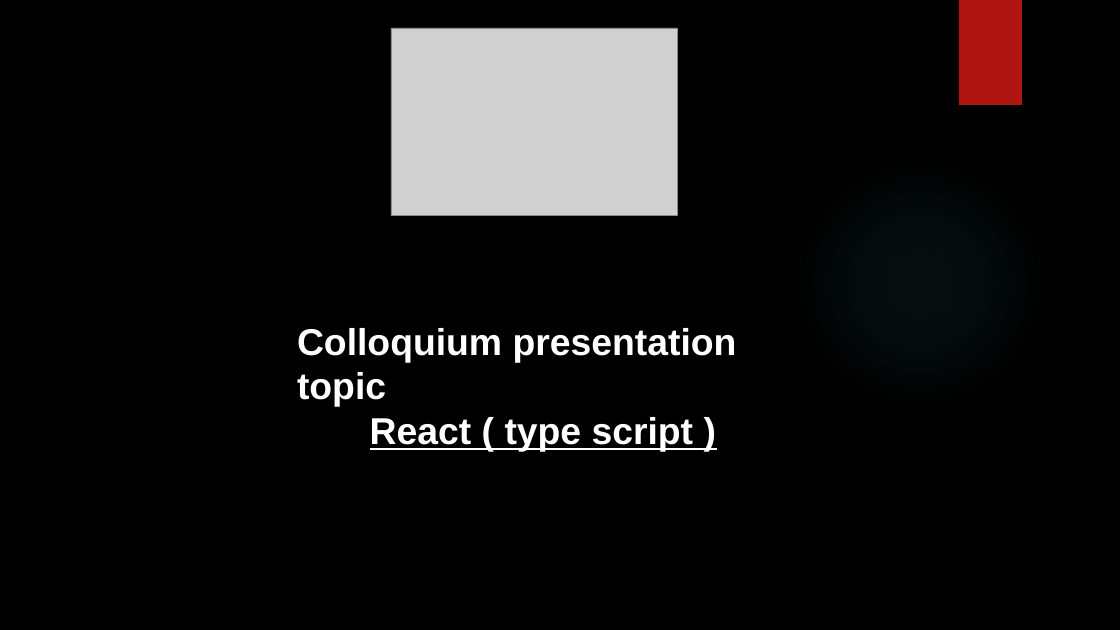
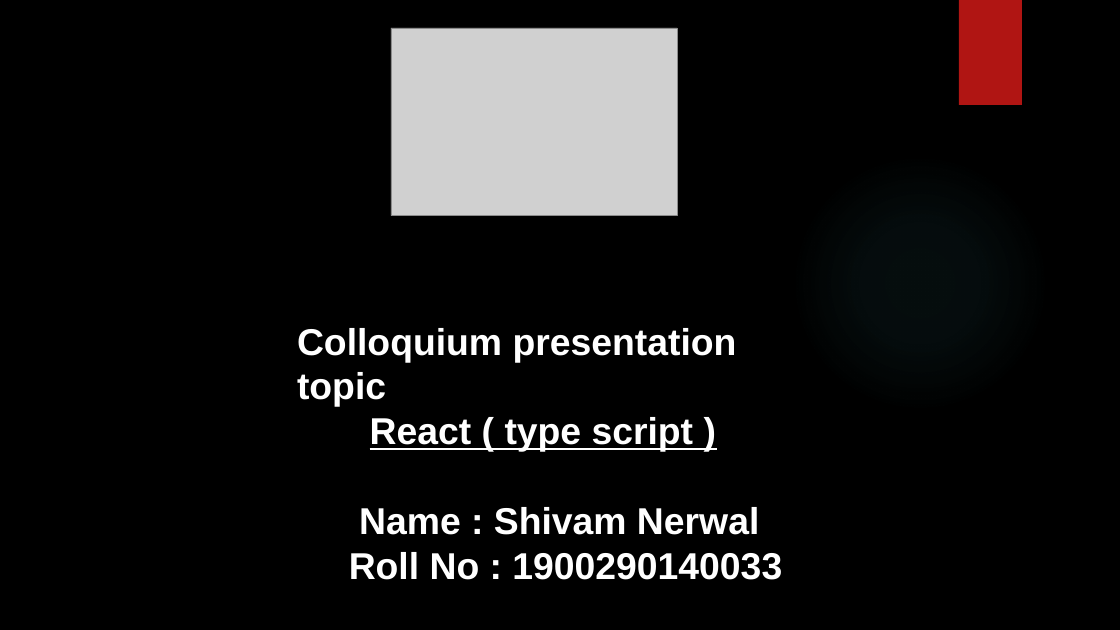
Before and after one commit to kietmcaproject/VI-Semester-2021-22--Colloquium-RCA-661-, a slide deck: slide 1 of shivam_Nerwal_1900290140033.pptx. Drawn at 1120x630 pixels with LibreOffice and Linux fonts; fonts in the diff are those of the drawing; grey boxes stand for pictures; background and template pictures are left out. Boxes give left, top, right and bottom in pixels: in the first picture for what was removed or moved away, otherwise in the second. Text is boxed around its words. In the diff, an @@ line names an element or a change of style, - is before the commit and + after.

Commit message:
Added roll number and name

```diff
--- a/shivam_Nerwal_1900290140033.pptx
+++ b/shivam_Nerwal_1900290140033.pptx
@@ text at [297,328,782,580]: text changed @@
-Colloquium presentation topic
-React ( type script )
+Colloquium presentation topic
+React ( type script )
+Name : Shivam Nerwal
+Roll No : 1900290140033
```
